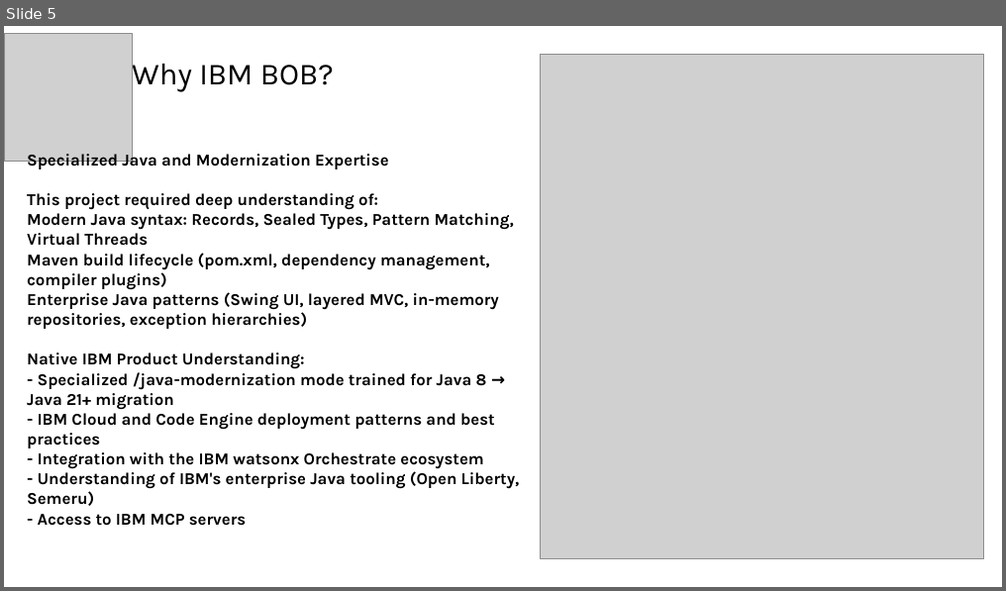
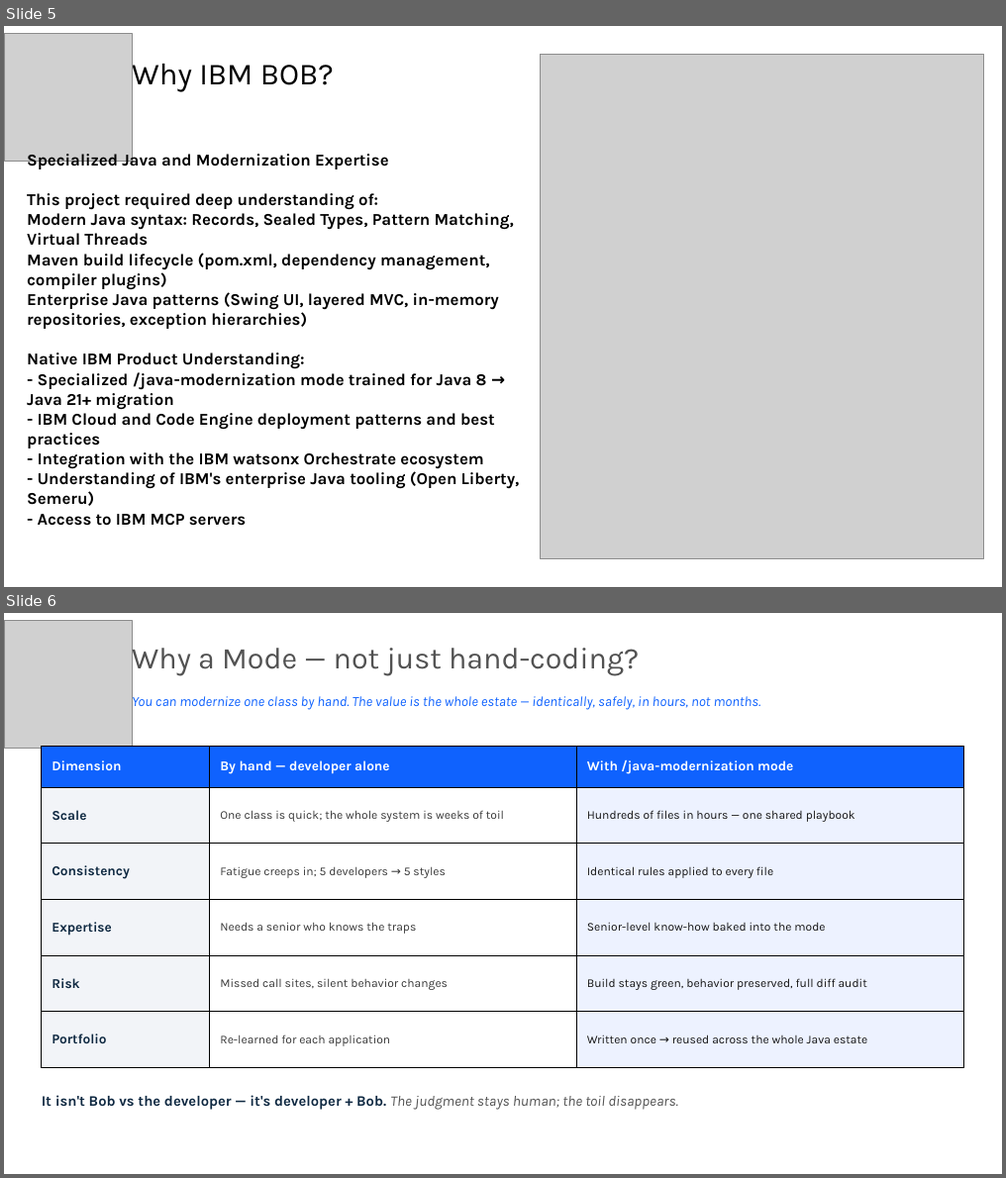
Before and after one commit to igor-olikh/bank-java-modernization, a slide deck: docs/bob-java-modernization-orchestrate.pptx. Shown one above the other, each under a label of ours: slide 5 before the commit, slides 5 and 6 after it. The pictures are 1006x591 and 1006x1178 pixels, drawn with LibreOffice and Linux fonts; fonts in the diff are those of the drawing; grey boxes stand for pictures; background and template pictures are left out. Boxes give left, top, right and bottom in pixels: in the first picture for what was removed or moved away, otherwise in the second. Text is boxed around its words. In the diff, an @@ line names an element or a change of style, - is before the commit and + after.

```diff
--- a/docs/bob-java-modernization-orchestrate.pptx
+++ b/docs/bob-java-modernization-orchestrate.pptx
@@ slide 6 added at (4, 613, 1002, 1174), background #FFFFFF @@
@@ picture added at (4, 621, 132, 749) @@
@@ text added at (132, 642, 639, 676), 29 pt, text #525252 @@
+Why a Mode — not just hand-coding?
@@ text added at (132, 693, 761, 710), 13.5 pt, text #0F62FE, italic @@
+You can modernize one class by hand. The value is the whole estate — identically, safely, in hours, not months.
@@ table added at (42, 747, 964, 1068), 6 rows, 3 columns @@
+Dimension | By hand — developer alone | With /java-modernization mode
+Scale | One class is quick; the whole system is weeks of toil | Hundreds of files in hours — one shared playbook
+Consistency | Fatigue creeps in; 5 developers → 5 styles | Identical rules applied to every file
+Expertise | Needs a senior who knows the traps | Senior-level know-how baked into the mode
+Risk | Missed call sites, silent behavior changes | Build stays green, behavior preserved, full diff audit
+Portfolio | Re-learned for each application | Written once → reused across the whole Java estate
@@ text added at (42, 1095, 678, 1110), 14 pt, text #0E2841, bold @@
+It isn't Bob vs the developer — it's developer + Bob. The judgment stays human; the toil disappears.
```
